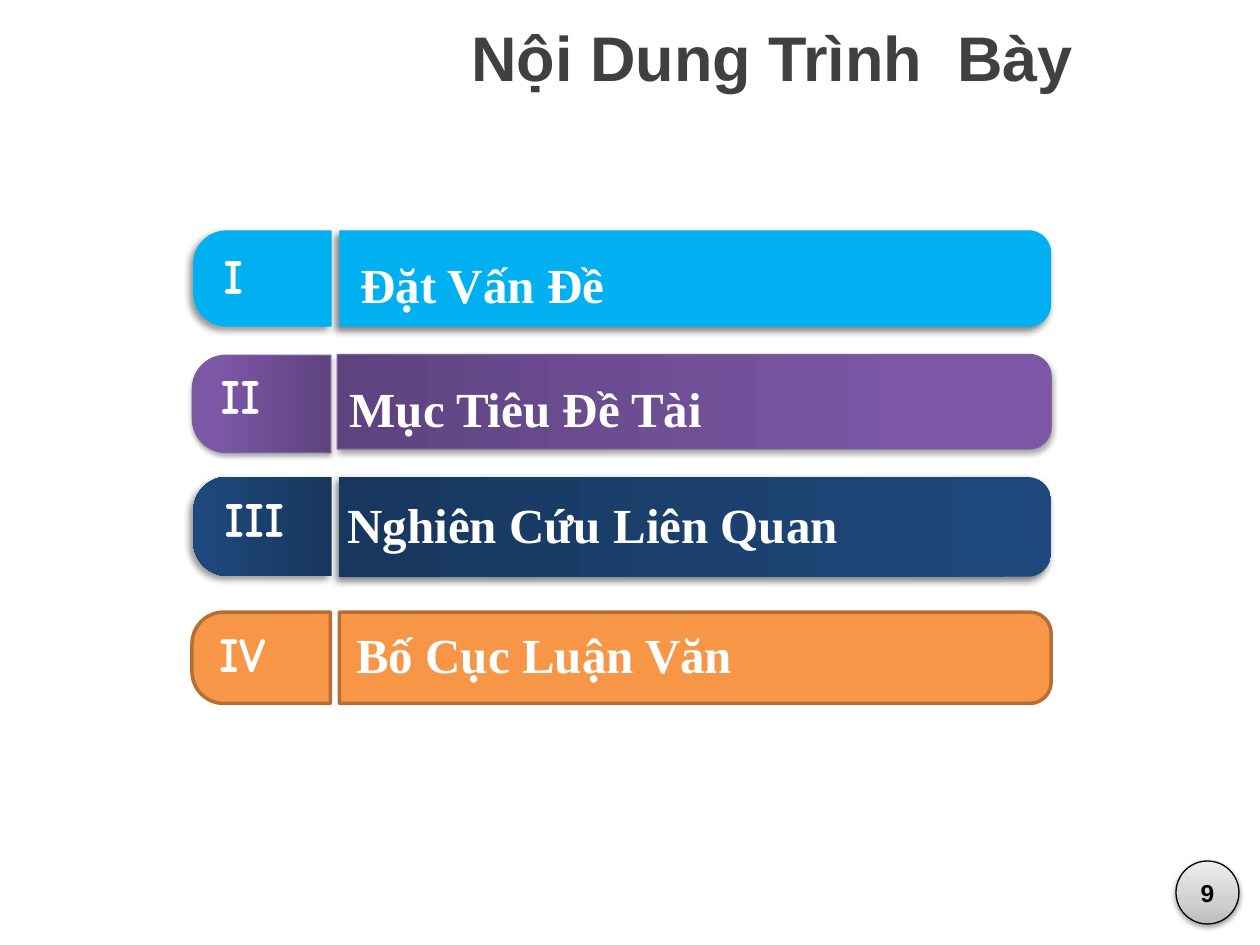
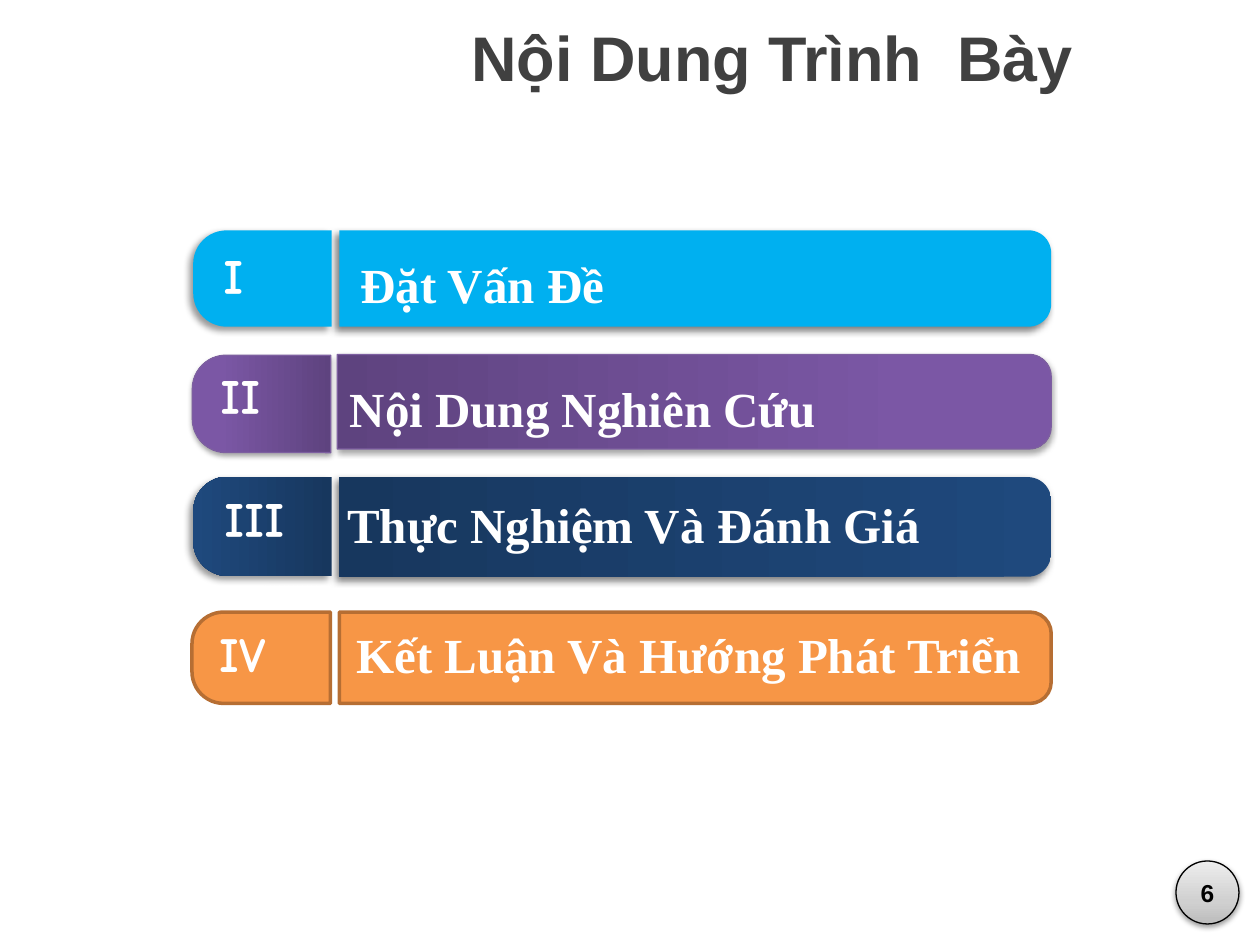
Before and after one commit to vominhquan1995/NLP, a slide deck: slide 28 of Document/ThuyetTrinh/BaoCao_v1.pptx (slide 11 before the commit). Drawn at 1260x945 pixels with LibreOffice and Linux fonts; fonts in the diff are those of the drawing; background and template pictures are left out. Boxes give left, top, right and bottom in pixels: in the first picture for what was removed or moved away, otherwise in the second. Text is boxed around its words. In the diff, an @@ line names an element or a change of style, - is before the commit and + after.

```diff
--- a/Document/ThuyetTrinh/BaoCao_v1.pptx
+++ b/Document/ThuyetTrinh/BaoCao_v1.pptx
@@ text at box(350, 392, 816, 437): text changed @@
-Mục Tiêu Đề Tài
+Nội Dung Nghiên Cứu
@@ text at box(347, 508, 920, 553): text changed @@
-Nghiên Cứu Liên Quan
+Thực Nghiệm Và Đánh Giá
@@ text at box(356, 637, 1020, 683): text changed @@
-Bố Cục Luận Văn
+Kết Luận Và Hướng Phát Triển
@@ text in ellipse at box(1201, 885, 1215, 903): text changed @@
-9
+6
```
Also in this commit, not shown: 6 other slides changed, 21 slides added, 13 slides removed.
